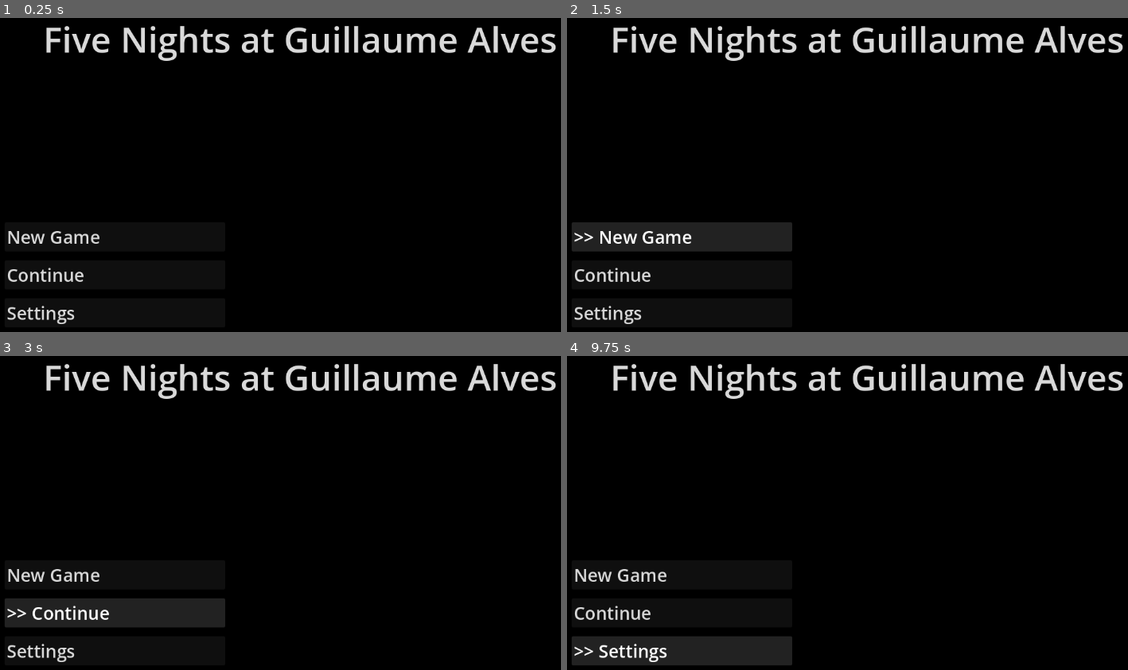
Above: before the commit, frames 1-4 (two rows, left to right).
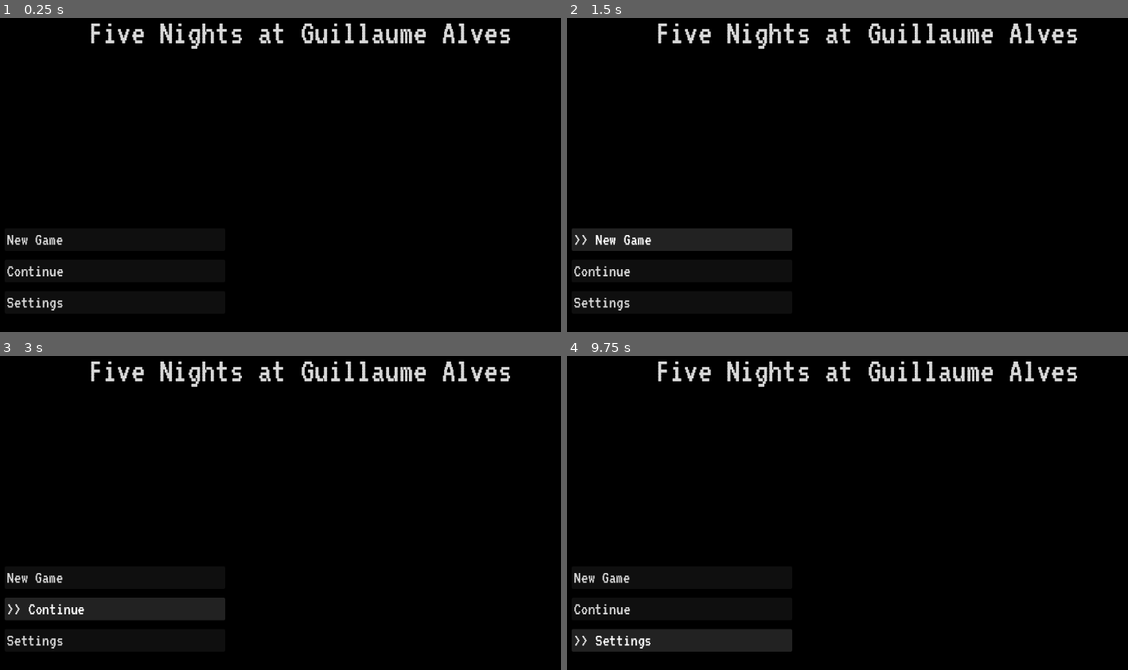
Above: after the commit, the same moments.

Repository: GuillaumeAlves/Cinqo-noches-at-Guillaumes-Alves
Game: Godot game, scene res://scenes/main_menu.tscn
Two runs of this game, one before a commit and one after it. Both use one fixed random seed, a clock stepped at 60 frames per second and the inputs below.
Inputs:
- Up to frame 1 (0.25 s): no input
- Up to frame 2 (1.5 s): click "New Game" at 0.5 s; click ">> New Game" at 1.25 s
- Up to frame 3 (3 s): click ">> New Game" at 2 s; click "Continue" at 2.75 s
- Up to frame 4 (9.75 s): click "New Game" at 3.5 s; click "Continue" at 4.25 s; click ">> Continue" at 5 s; click ">> Continue" at 5.75 s; click "New Game" at 6.5 s; click ">> New Game" at 7.25 s; click "Continue" at 8 s; click ">> Continue" at 8.75 s; click "Settings" at 9.5 s

The runs differ from the first frame. In frame 1, 5.0% of the frame differs, in the area x 1-100%, y 1-98%; in frame 2, 5.9%; in frame 3, 6.0%; in frame 4, 7.4%, in the area x 0-100%, y 1-99%.

Commit message:
Ajout police VHS VT323 et export web automatique vers GitHub Pages
- Police VHS VT323 (OFL) intégrée via le Theme partagé themes/main_theme.tres
- Export web sans threads (compatible GitHub Pages, sans COOP/COEP)
- Workflow GitHub Actions: export Godot 4.6.3 + déploiement GitHub Pages sur push main
- Mise à jour IA.md, LORE.md et fonts/README.md

Co-authored-by: openhands <openhands@all-hands.dev>

Diff:
--- a/scenes/main_menu.tscn
+++ b/scenes/main_menu.tscn
@@ -1,6 +1,7 @@
-[gd_scene load_steps=2 format=3 uid="uid://cinqo_main_menu"]
+[gd_scene load_steps=3 format=3 uid="uid://cinqo_main_menu"]
 
 [ext_resource type="Script" path="res://scripts/main_menu.gd" id="1_main_menu"]
+[ext_resource type="Theme" path="res://themes/main_theme.tres" id="2_theme"]
 
 [node name="MainMenu" type="Control"]
 layout_mode = 3
@@ -9,6 +10,7 @@
 anchor_bottom = 1.0
 grow_horizontal = 2
 grow_vertical = 2
+theme = ExtResource("2_theme")
 script = ExtResource("1_main_menu")
 
 [node name="Background" type="ColorRect" parent="."]
@@ -27,7 +29,6 @@
 offset_top = 40.0
 offset_bottom = 120.0
 grow_horizontal = 2
-theme_override_colors/font_color = Color(0.85, 0.85, 0.85, 1)
 theme_override_font_sizes/font_size = 64
 text = "Five Nights at Guillaume Alves"
 horizontal_alignment = 1
@@ -46,24 +47,15 @@
 
 [node name="NewGameButton" type="Button" parent="MenuButtons"]
 layout_mode = 2
-theme_override_colors/font_color = Color(0.85, 0.85, 0.85, 1)
-theme_override_colors/font_hover_color = Color(1, 1, 1, 1)
-theme_override_font_sizes/font_size = 32
 text = "New Game"
 alignment = 0
 
 [node name="ContinueButton" type="Button" parent="MenuButtons"]
 layout_mode = 2
-theme_override_colors/font_color = Color(0.85, 0.85, 0.85, 1)
-theme_override_colors/font_hover_color = Color(1, 1, 1, 1)
-theme_override_font_sizes/font_size = 32
 text = "Continue"
 alignment = 0
 
 [node name="SettingsButton" type="Button" parent="MenuButtons"]
 layout_mode = 2
-theme_override_colors/font_color = Color(0.85, 0.85, 0.85, 1)
-theme_override_colors/font_hover_color = Color(1, 1, 1, 1)
-theme_override_font_sizes/font_size = 32
 text = "Settings"
 alignment = 0
--- /dev/null
+++ b/themes/main_theme.tres
@@ -0,0 +1,10 @@
+[gd_resource type="Theme" load_steps=2 format=3]
+
+[ext_resource type="FontFile" uid="uid://beu7nylb7wm6m" path="res://fonts/VT323-Regular.ttf" id="1_font"]
+
+[resource]
+default_font = ExtResource("1_font")
+default_font_size = 32
+Button/colors/font_color = Color(0.85, 0.85, 0.85, 1)
+Button/colors/font_hover_color = Color(1, 1, 1, 1)
+Label/colors/font_color = Color(0.85, 0.85, 0.85, 1)
Not shown, changed: export_presets.cfg
Binary file added: fonts/VT323-Regular.ttf
Not shown, added: fonts/VT323-Regular.ttf.import
Not shown, added: scripts/main_menu.gd.uid
Not shown, changed: IA.md
Not shown, changed: LORE.md
